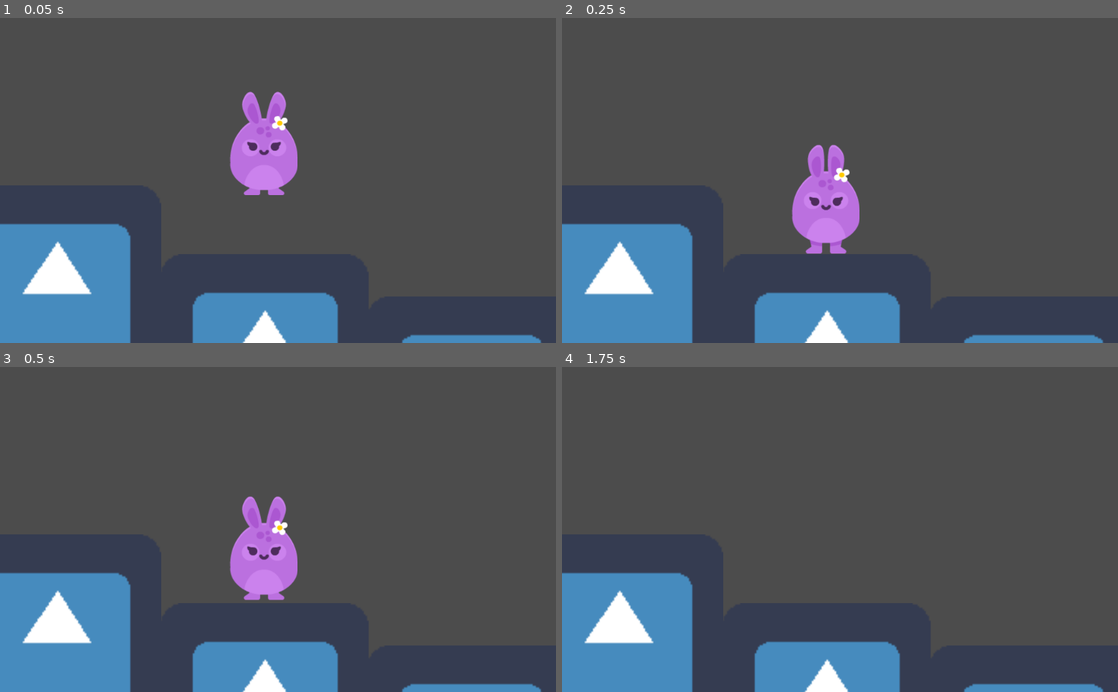
Above: before the commit, frames 1-4 (two rows, left to right).
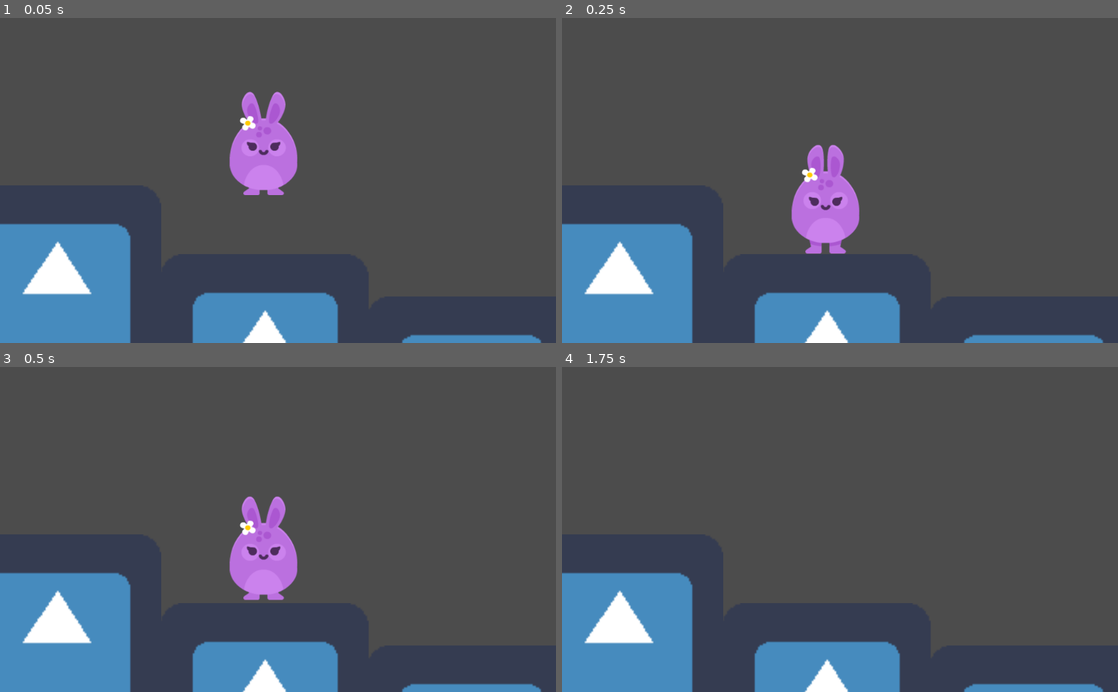
Above: after the commit, the same moments.

Repository: margieh/FloppyDays
Game: Godot game, scene res://Levels/Level1.tscn
Two runs of this game, one before a commit and one after it. Both use one fixed random seed, a clock stepped at 60 frames per second and the inputs below. The engine's default icon, where the game draws it, is replaced by a stand-in: a white triangle on a blue panel in a dark square.
Inputs:
- Up to frame 1 (0.05 s): no input
- Up to frame 2 (0.25 s): no input
- Up to frame 3 (0.5 s): no input
- Up to frame 4 (1.75 s): hold Up (jump) 0.53-1.28 s; hold Right (right) from 0.53 s (still down); tap Up (jump) at 1.35, 1.52 s

The runs differ from the first frame. In frame 1, 0.4% of the frame differs, in the area x 41-54%, y 22-55%; in frame 2, 0.4%, in the area x 41-54%, y 39-73%; in frame 3, 0.4%; in frame 4, nothing differs.

Commit message:
decouple scene and animation

Diff:
--- /dev/null
+++ b/AnimatedSprite.gd
@@ -0,0 +1,15 @@
+extends AnimatedSprite
+
+
+
+func _on_Player_animate(motion):
+	if motion.y < 0: # if y is neg
+		play("jump")
+	elif motion.x > 0: # if we are not moving right
+		play("move")
+		flip_h = false
+	elif motion.x < 0: # if we are not moving right
+		play("move")
+		flip_h = true
+	else:
+		play("idle")
--- /dev/null
+++ b/AnimatedSprite.tscn
@@ -0,0 +1,33 @@
+[gd_scene load_steps=8 format=2]
+
+[ext_resource path="res://GFX/Players/bunny2_walk1.png" type="Texture" id=1]
+[ext_resource path="res://GFX/Players/bunny2_jump.png" type="Texture" id=2]
+[ext_resource path="res://GFX/Players/bunny2_walk2.png" type="Texture" id=3]
+[ext_resource path="res://GFX/Players/bunny2_stand.png" type="Texture" id=4]
+[ext_resource path="res://GFX/Players/bunny2_ready.png" type="Texture" id=5]
+[ext_resource path="res://AnimatedSprite.gd" type="Script" id=6]
+
+[sub_resource type="SpriteFrames" id=1]
+animations = [ {
+"frames": [ ExtResource( 5 ), ExtResource( 4 ) ],
+"loop": true,
+"name": "idle",
+"speed": 5.0
+}, {
+"frames": [ ExtResource( 2 ) ],
+"loop": true,
+"name": "jump",
+"speed": 5.0
+}, {
+"frames": [ ExtResource( 1 ), ExtResource( 3 ) ],
+"loop": true,
+"name": "move",
+"speed": 5.0
+} ]
+
+[node name="PlayerAnimation" type="AnimatedSprite"]
+position = Vector2( 201.5, -31 )
+scale = Vector2( 1.03306, 1 )
+frames = SubResource( 1 )
+animation = "move"
+script = ExtResource( 6 )
--- a/Player/Player.gd
+++ b/Player/Player.gd
@@ -5,6 +5,9 @@
 const GRAVITY = 300
 const UP = Vector2(0,-1)
 const JUMP_SPEED = 3000
+
+
+signal animate
 
 func _physics_process(delta): # delta: time in sec between frames.
 	apply_gravity()
@@ -35,13 +38,4 @@
 
 
 func animate():
-	if motion.y < 0: # if y is neg
-		$AnimatedSprite.play("jump")
-	elif motion.x > 0: # if we are not moving right
-		$AnimatedSprite.play("move")
-		$AnimatedSprite.flip_h = false
-	elif motion.x < 0: # if we are not moving right
-		$AnimatedSprite.play("move")
-		$AnimatedSprite.flip_h = true
-	else:
-		$AnimatedSprite.play("idle")
+	emit_signal("animate", motion)
--- a/Player/Player.tscn
+++ b/Player/Player.tscn
@@ -1,48 +1,19 @@
-[gd_scene load_steps=9 format=2]
+[gd_scene load_steps=4 format=2]
 
-[ext_resource path="res://GFX/Players/bunny2_stand.png" type="Texture" id=1]
+[ext_resource path="res://AnimatedSprite.tscn" type="PackedScene" id=1]
 [ext_resource path="res://Player/Player.gd" type="Script" id=2]
-[ext_resource path="res://GFX/Players/bunny2_jump.png" type="Texture" id=3]
-[ext_resource path="res://GFX/Players/bunny2_walk2.png" type="Texture" id=4]
-[ext_resource path="res://GFX/Players/bunny2_walk1.png" type="Texture" id=5]
-[ext_resource path="res://GFX/Players/bunny2_ready.png" type="Texture" id=6]
 
 [sub_resource type="CapsuleShape2D" id=1]
 radius = 65.6063
 height = 68.1457
 
-[sub_resource type="SpriteFrames" id=2]
-animations = [ {
-"frames": [ ExtResource( 6 ), ExtResource( 1 ) ],
-"loop": true,
-"name": "idle",
-"speed": 5.0
-}, {
-"frames": [ ExtResource( 3 ) ],
-"loop": true,
-"name": "jump",
-"speed": 5.0
-}, {
-"frames": [ ExtResource( 5 ), ExtResource( 4 ) ],
-"loop": true,
-"name": "move",
-"speed": 5.0
-} ]
-
 [node name="Player" type="KinematicBody2D"]
 position = Vector2( 158.394, 331.679 )
 script = ExtResource( 2 )
-__meta__ = {
-"_edit_group_": true
-}
 
 [node name="CollisionShape2D" type="CollisionShape2D" parent="."]
 position = Vector2( 200.5, -28 )
 shape = SubResource( 1 )
 
-[node name="AnimatedSprite" type="AnimatedSprite" parent="."]
-position = Vector2( 201.5, -31 )
-scale = Vector2( 1.03306, 1 )
-frames = SubResource( 2 )
-animation = "move"
-flip_h = true
+[node name="PlayerAnimation" parent="." instance=ExtResource( 1 )]
+[connection signal="animate" from="." to="PlayerAnimation" method="_on_Player_animate"]
